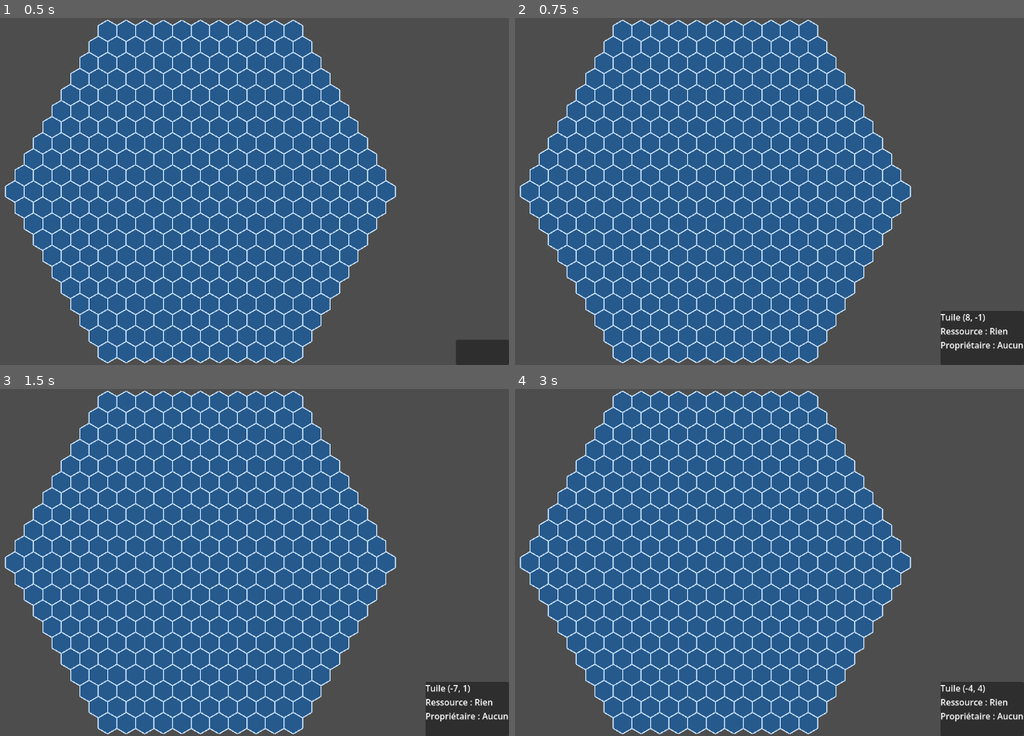
Above: before the commit, frames 1-4 (two rows, left to right).
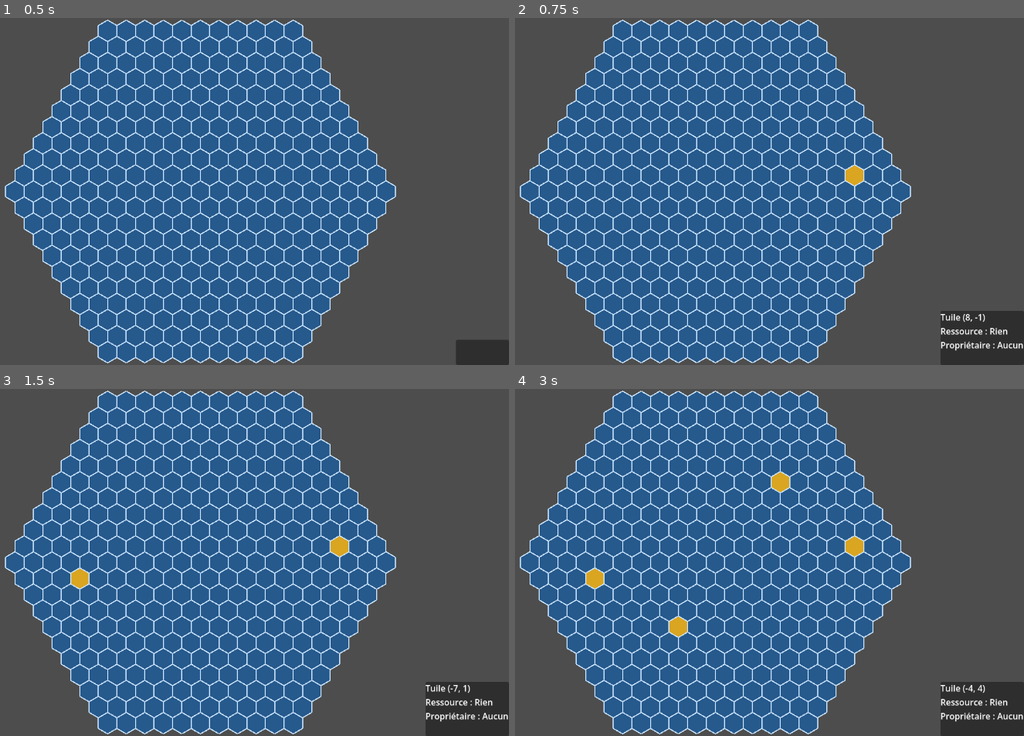
Above: after the commit, the same moments.

Repository: Shoshore/M2-Projet_Jeux_Serieux
Game: Godot game, scene res://tile_map.tscn
Two runs of this game, one before a commit and one after it. Both use one fixed random seed, a clock stepped at 60 frames per second and the inputs below.
Inputs (mouse positions are in pixels of both pictures, inside the frame that each line leads up to):
- Up to frame 1 (0.5 s): no input
- Up to frame 2 (0.75 s): tap Enter at 0.5 s; move the mouse to (850, 174) at 0.52 s; click (850, 174) at 0.67 s
- Up to frame 3 (1.5 s): tap Space at 1.25 s; move the mouse to (76, 579) at 1.27 s; click (76, 579) at 1.42 s
- Up to frame 4 (3 s): tap Enter at 2 s; move the mouse to (779, 486) at 2.02 s; click (779, 486) at 2.17 s; tap Space at 2.75 s; move the mouse to (682, 631) at 2.77 s; click (682, 631) at 2.92 s

Frame 1 is identical in both runs. In frame 2, 0.2% of the frame differs, in the area x 64-69%, y 42-49%; in frame 3, 0.3%; in frame 4, 0.6%, in the area x 13-69%, y 23-72%.

Commit message:
Can change tile's color by click on it

Diff:
--- a/scripts/board/map.gd
+++ b/scripts/board/map.gd
@@ -69,6 +69,31 @@
 			2.0
 		)
 
+# Dessine un hexagone centré sur une position
+func dessiner_hexagone_color(centre : Vector2, color : Color) -> void:
+	var points : PackedVector2Array = PackedVector2Array()
+
+	for i in range(6):
+		var angle : float = deg_to_rad(60.0 * i - 30.0)
+		var point : Vector2 = centre + Vector2(
+			cos(angle),
+			sin(angle)
+		) * TAILLE_HEX
+
+		points.append(point)
+
+	# Remplissage
+	draw_colored_polygon(points, color)
+
+	# Contour
+	for i in range(6):
+		var suivant : int = (i + 1) % 6
+		draw_line(
+			points[i],
+			points[suivant],
+			COULEUR_CONTOUR,
+			2.0
+		)
 
 # Conversion des coordonnées axiales vers la position à l'écran
 func coordonnees_vers_pixel(q : int, r : int) -> Vector2:
@@ -80,8 +105,8 @@
 
 # Dessine la grille
 func _draw() -> void:
-	for coord: Vector2i in tiles_by_coord:
-		dessiner_hexagone(coordonnees_vers_pixel(coord.x, coord.y))
+	for tile: Tile in tiles_by_coord.values():
+		dessiner_hexagone_color(coordonnees_vers_pixel(tile.coordonnee.x, tile.coordonnee.y) , tile.COULEUR_REMPLISSAGE)
 
 
 func pixel_vers_coordonnees(p: Vector2) -> Vector2i:
@@ -134,3 +159,7 @@
 		if tile.building == null and tile.occupant == null:
 			return tile
 	return null
+
+func set_tile_color(t: Tile, c: Color) -> void :
+	t.COULEUR_REMPLISSAGE = c
+	queue_redraw()
--- a/scripts/board/tile.gd
+++ b/scripts/board/tile.gd
@@ -3,8 +3,8 @@
 class_name Tile
 
 const TAILLE_HEX : float = 20.0
-const COULEUR_REMPLISSAGE := Color(0.15, 0.35, 0.55)
-const COULEUR_CONTOUR := Color(0.8, 0.9, 1.0)
+var COULEUR_REMPLISSAGE := Color(0.15, 0.35, 0.55)
+var COULEUR_CONTOUR := Color(0.8, 0.9, 1.0)
 
 var coordonnee : Vector2i = Vector2i.ZERO
 var ressource : String = "Rien"
@@ -16,9 +16,10 @@
 	queue_redraw()
 
 
-func initialiser(q : int, r : int, ressource_disponible : String = "Rien") -> void:
+func initialiser(q : int, r : int, color : Color = COULEUR_REMPLISSAGE , ressource_disponible : String = "Rien") -> void:
 	coordonnee = Vector2i(q, r)
 	ressource = ressource_disponible
+	COULEUR_REMPLISSAGE = color
 	queue_redraw()
 
 
@@ -31,7 +32,6 @@
 			sin(angle)
 		) * TAILLE_HEX
 		points.append(point)
-
 	draw_colored_polygon(points, COULEUR_REMPLISSAGE)
 
 	for i in range(6):
--- a/scripts/gameManager.gd
+++ b/scripts/gameManager.gd
@@ -11,3 +11,4 @@
 
 func _on_tile_clicked(tile: Tile) -> void:
 	label_info.text = tile.get_info_text()
+	map.set_tile_color(tile, Color.GOLDENROD)
